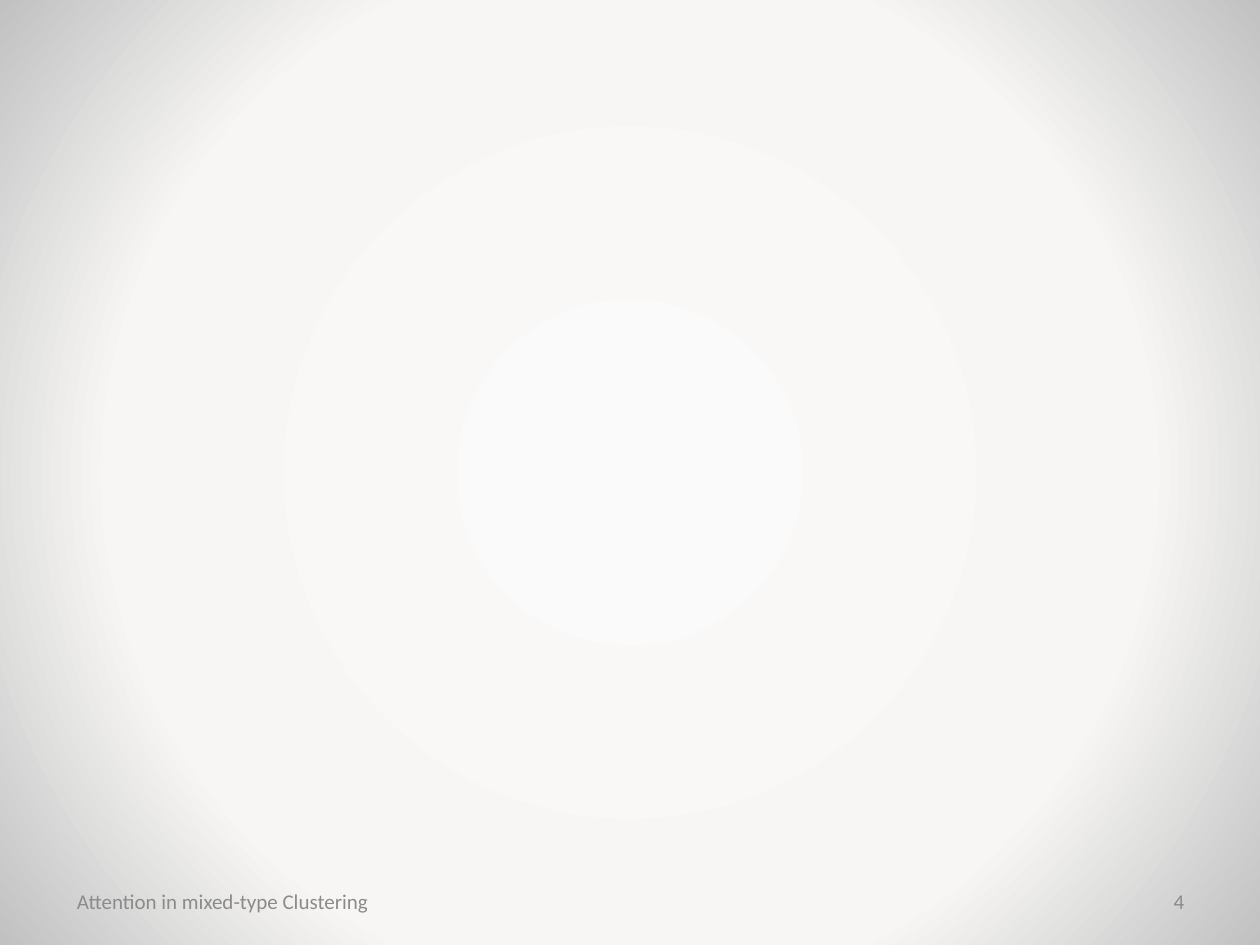
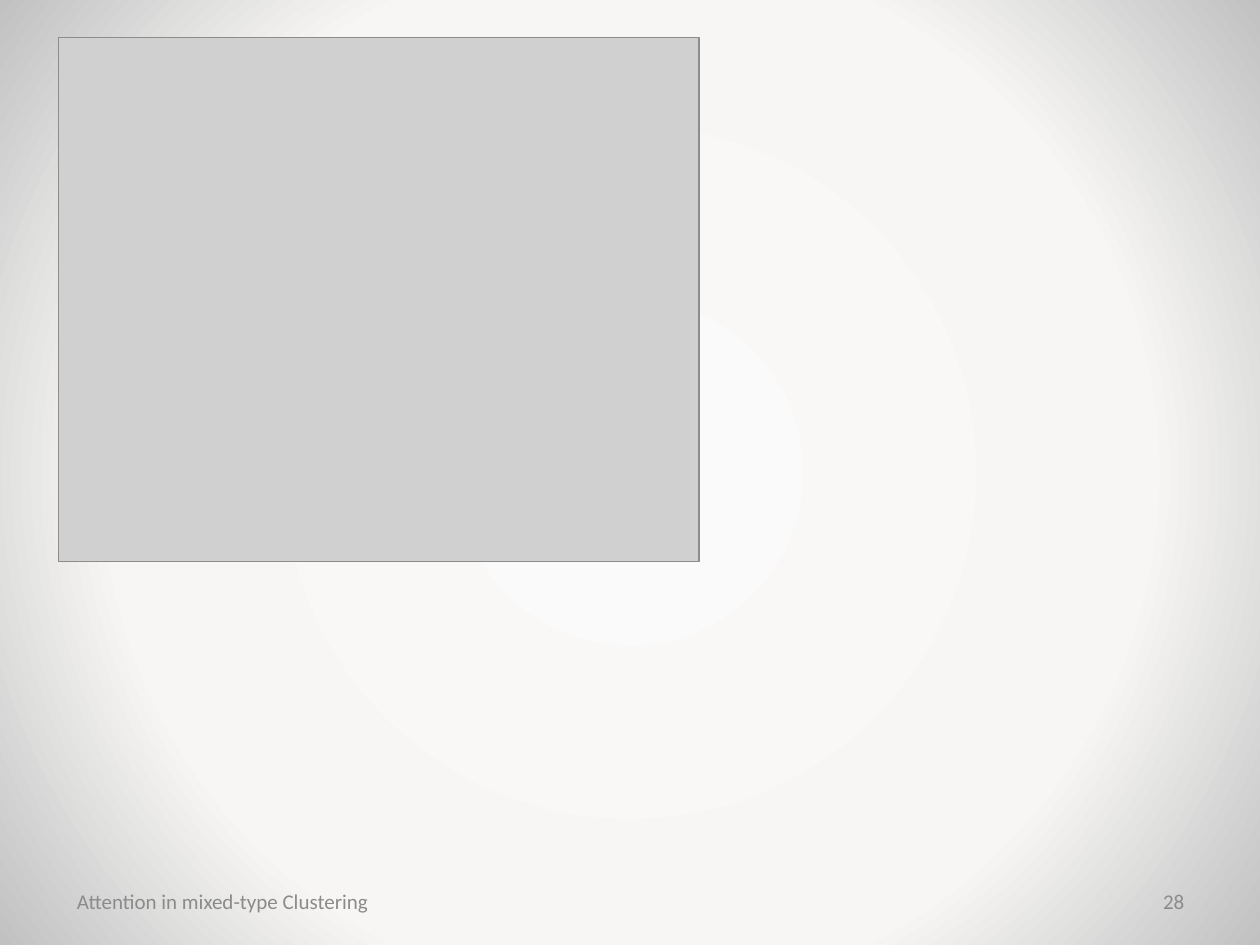
Before and after one commit to jaanisfehling/attention-mixed-type-clustering, a slide deck: slide 28 of presentation.pptx (slide 4 before the commit). Drawn at 1260x945 pixels with LibreOffice and Linux fonts; fonts in the diff are those of the drawing; grey boxes stand for pictures; background and template pictures are left out. Boxes give left, top, right and bottom in pixels: in the first picture for what was removed or moved away, otherwise in the second. Text is boxed around its words. In the diff, an @@ line names an element or a change of style, - is before the commit and + after.

```diff
--- a/presentation.pptx
+++ b/presentation.pptx
@@ picture added at bbox=[59, 38, 699, 562] @@
@@ page number at bbox=[1163, 895, 1184, 909]: text changed @@
-4
+28
```
Also in this commit, not shown: 9 other slides changed, 2 slides added.
